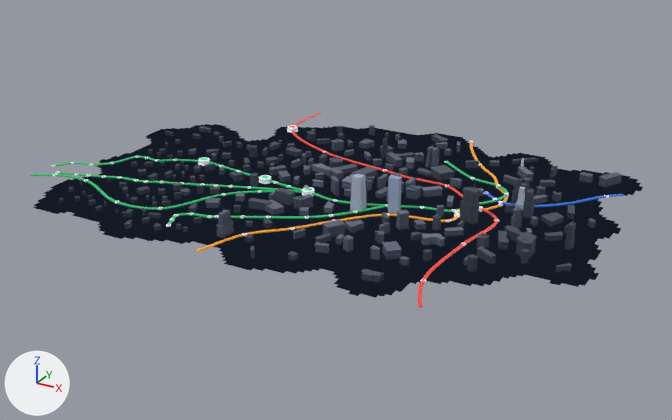
An edit to the glTF model web/public/assets-demo/boston-map-sculpture.glb, drawn before and after from the same camera.
Rendered twice from a 50 mm lens placed at (1.167, -2.06, 0.997), pointed at (0.056, -0.039, -0.014). The lights are fixed; the arrows at lower left show +X, +Y and +Z. The first picture is the older version. Vertices at exactly the same position are counted once.

Objects in the first picture: 'City blocks', 'Lacquer #00843D', 'Lacquer #DA291C', 'Lacquer #ED8B00', 'Landmark stone', 'Station markers' and 3 more.
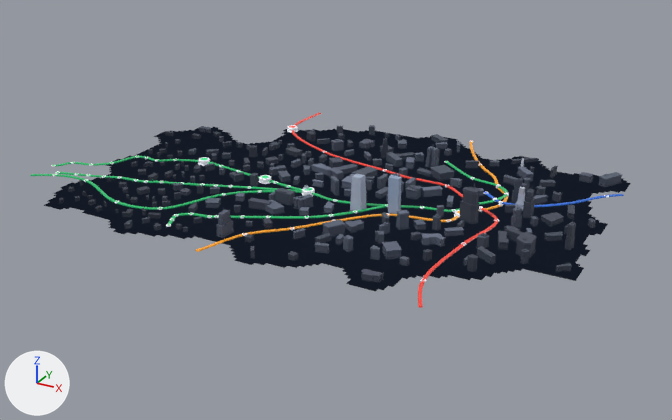
Commit message: fix(map): stop the ground rim breaking into pixels before it ends

Edits to the bpy script that builds the scene:
```text
Change me_city_blocks:
    used by ob_city_blocks; location = (0.0, 0.0, 0.0)
    remove me_city_blocks.from_pydata(...)  # 20732 vertices, 32009 faces; spans x -0.683..0.793, y -0.544..0.536, z 0.039..0.14
    add me_city_blocks.from_pydata(...)  # 19834 vertices, 30241 faces; spans x -0.659..0.757, y -0.52..0.512, z 0.039..0.14
    me_city_blocks part 1: 898 vertices removed from x -0.683..0.793, y -0.544..0.536, z 0.039
    me_city_blocks part 2: 2955 kept faces spanning x -0.659..0.757, y -0.52..0.512, z 0.039 get new vertex colours
```

Boxes (x1, y1, x2, y2) around the edits, measured in the pictures (672 x 420 px):
'City blocks', reshaped
    before: (33, 124, 643, 298)
    after: (44, 125, 631, 291)
part 1 of me_city_blocks, deleted
    before: (33, 124, 643, 298)
part 2 of me_city_blocks, recoloured
    both: (44, 127, 631, 291)
